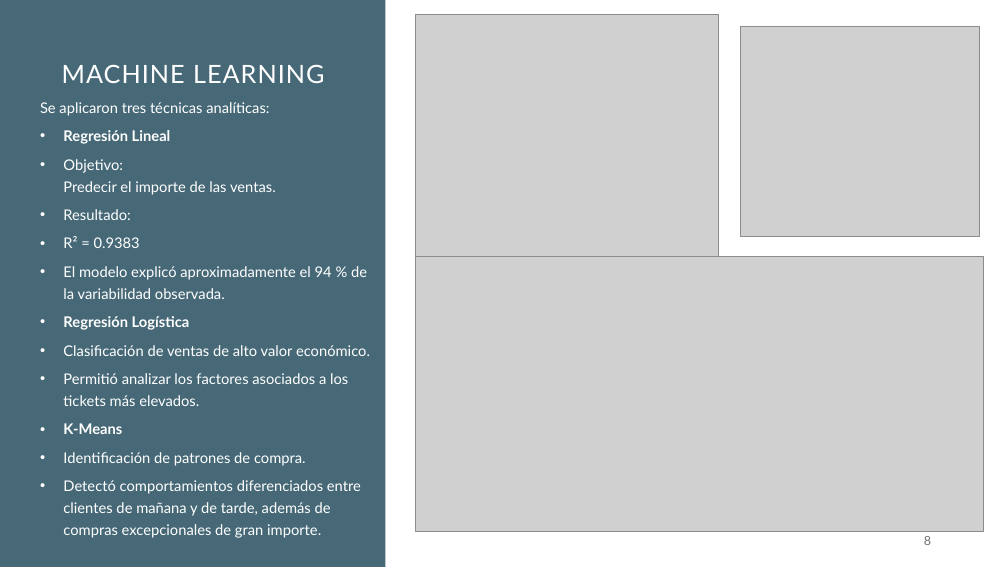
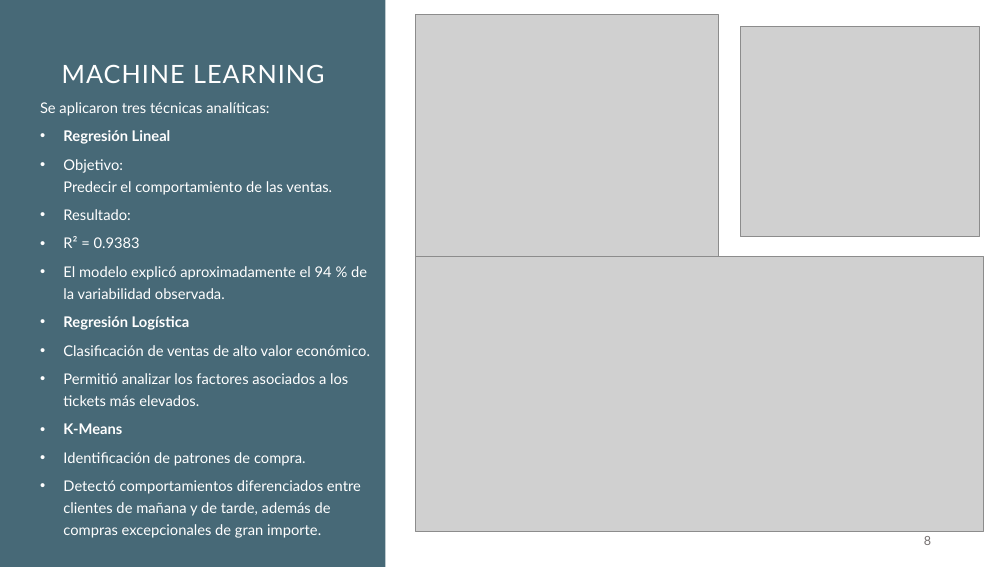
Before and after one commit to EliasHernandezBar/Proyecto-Final, a slide deck: slide 8 of Presentación/Presentación.pptx. Drawn at 1008x567 pixels with LibreOffice and Linux fonts; fonts in the diff are those of the drawing; grey boxes stand for pictures. Boxes give left, top, right and bottom in pixels: in the first picture for what was removed or moved away, otherwise in the second. Text is boxed around its words. In the diff, an @@ line names an element or a change of style, - is before the commit and + after.

```diff
--- a/Presentación/Presentación.pptx
+++ b/Presentación/Presentación.pptx
@@ text at (x1=63, y1=159, x2=332, y2=195): text changed @@
-• Objetivo:
-  Predecir el importe de las ventas.
+• Objetivo:
+  Predecir el comportamiento de las ventas.
```
Also in this commit, not shown: 1 other slide changed, 1 other file.
